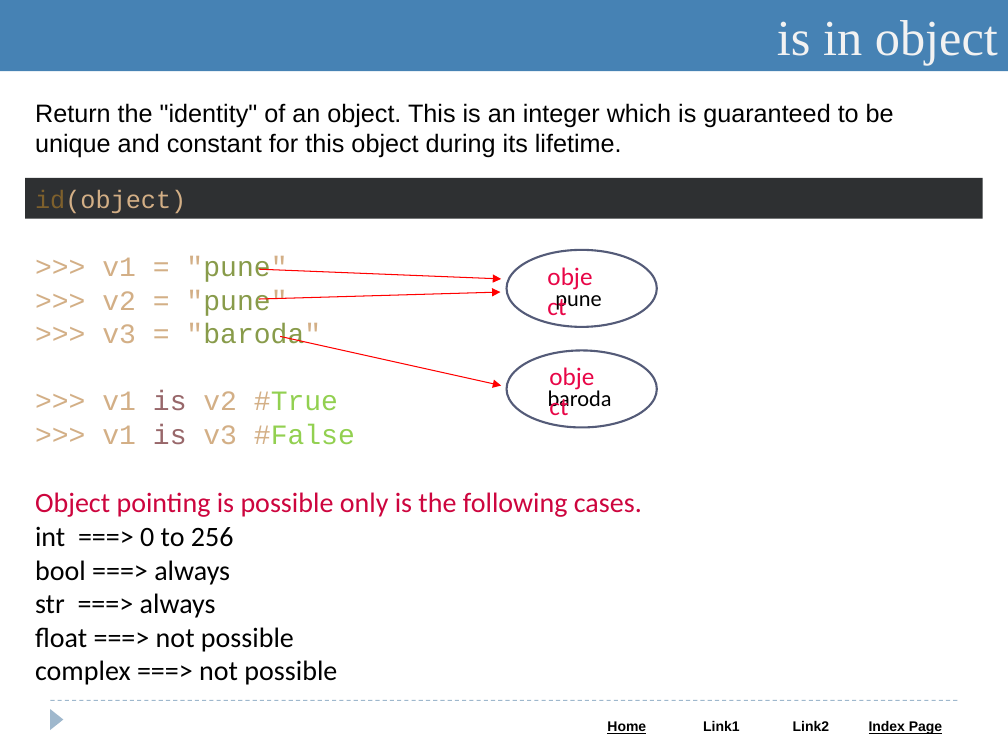
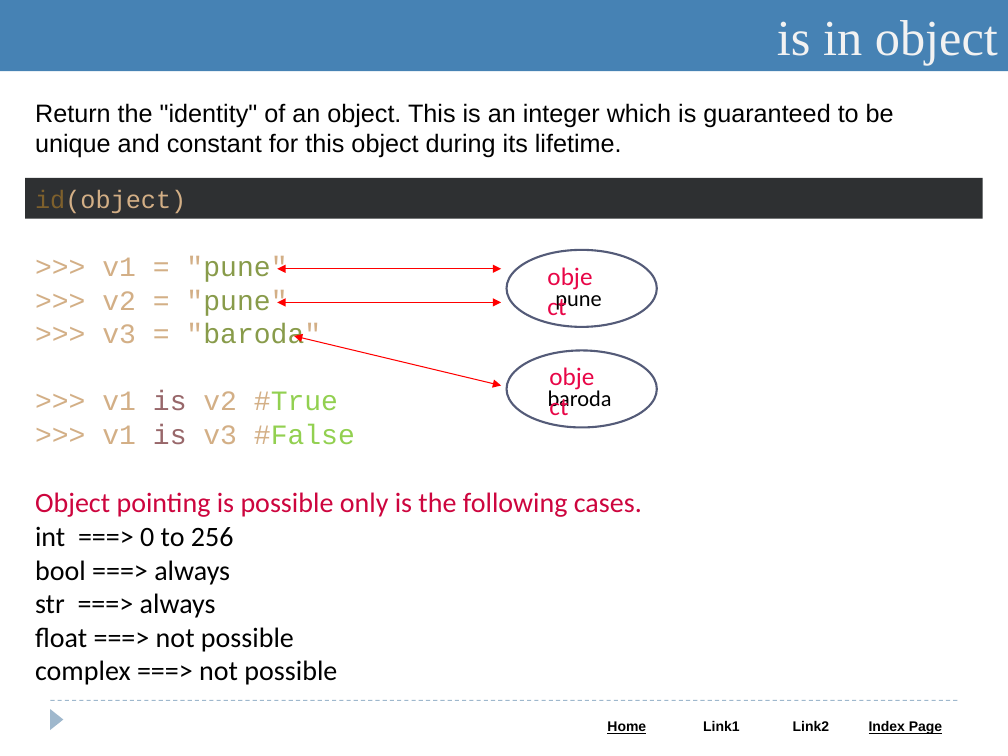
Before and after one commit to Saleel-Bagde/PPT-s, a slide deck: slide 45 of Python.pptx (slide 44 before the commit). Drawn at 1008x756 pixels with LibreOffice and Linux fonts; fonts in the diff are those of the drawing. Boxes give left, top, right and bottom in pixels: in the first picture for what was removed or moved away, otherwise in the second. Text is boxed around its words. In the diff, an @@ line names an element or a change of style, - is before the commit and + after.

```diff
--- a/Python.pptx
+++ b/Python.pptx
@@ arrow moved from (259, 269) - (501, 279) to (277, 269) - (501, 269) @@
@@ arrow (277, 269) - (501, 269): arrow to double arrow @@
@@ arrow moved from (259, 299) - (500, 292) to (277, 302) - (501, 302) @@
@@ arrow (277, 302) - (501, 302): arrow to double arrow @@
@@ arrow moved from (280, 337) - (501, 385) to (294, 336) - (501, 385) @@
@@ arrow (294, 336) - (501, 385): arrow to double arrow @@
```
Also in this commit, not shown: 12 other slides changed, 1 slide added, 2 other files.
